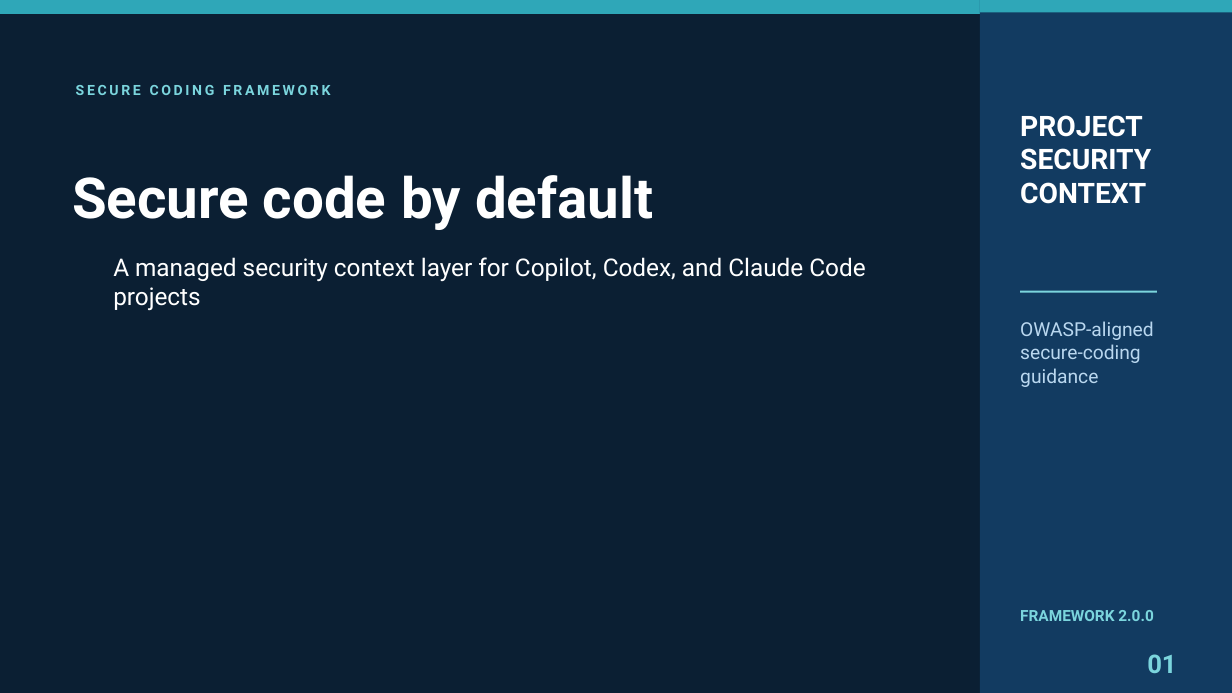
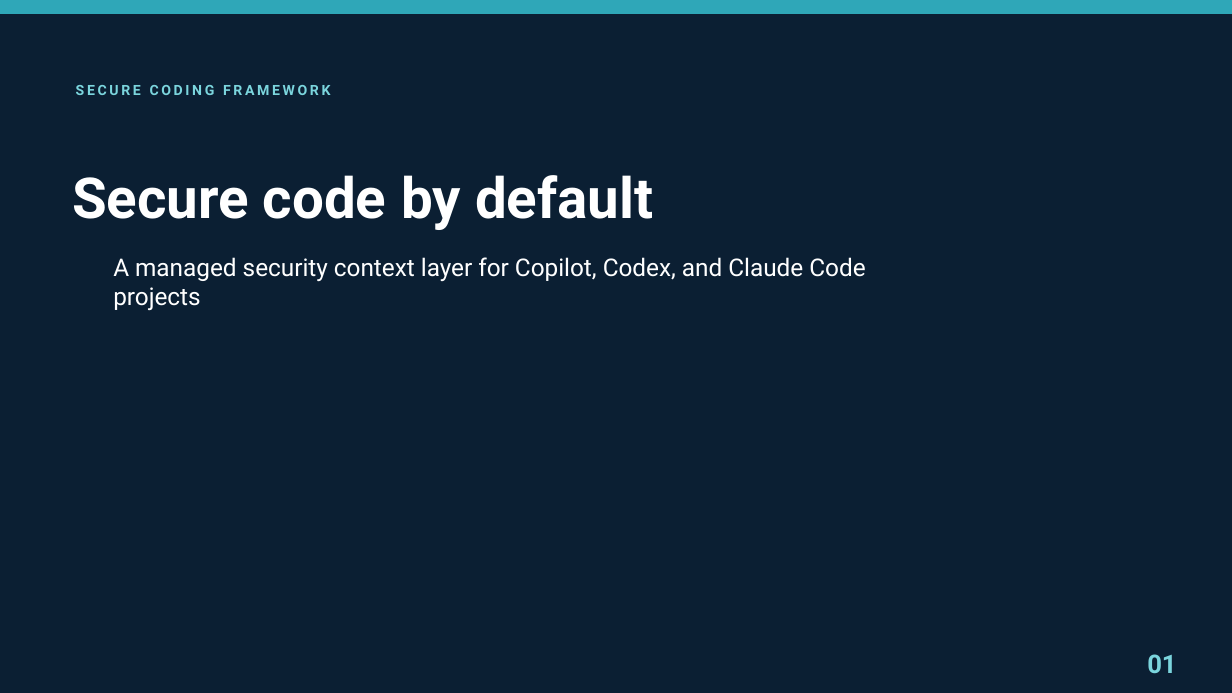
Before and after one commit to cyberintruder/VSCodePlugin-for-Securing-LLM-Prompts, a slide deck: slide 1 of docs/secure-coding-framework-developer-presentation-organized-v4.pptx. Drawn at 1232x693 pixels with LibreOffice and Linux fonts; fonts in the diff are those of the drawing. Boxes give left, top, right and bottom in pixels: in the first picture for what was removed or moved away, otherwise in the second. Text is boxed around its words. In the diff, an @@ line names an element or a change of style, - is before the commit and + after.

```diff
--- a/docs/secure-coding-framework-developer-presentation-organized-v4.pptx
+++ b/docs/secure-coding-framework-developer-presentation-organized-v4.pptx
@@ rectangle removed at <box>980,0,1232,693</box> @@
@@ text removed at <box>1020,115,1151,204</box> @@
-PROJECT
-SECURITY
-CONTEXT
@@ rectangle removed at <box>1020,291,1157,293</box> @@
@@ text removed at <box>1020,321,1154,387</box> @@
-OWASP-aligned
-secure-coding
-guidance
@@ text removed at <box>1020,610,1153,621</box> @@
-FRAMEWORK 2.0.0
```
